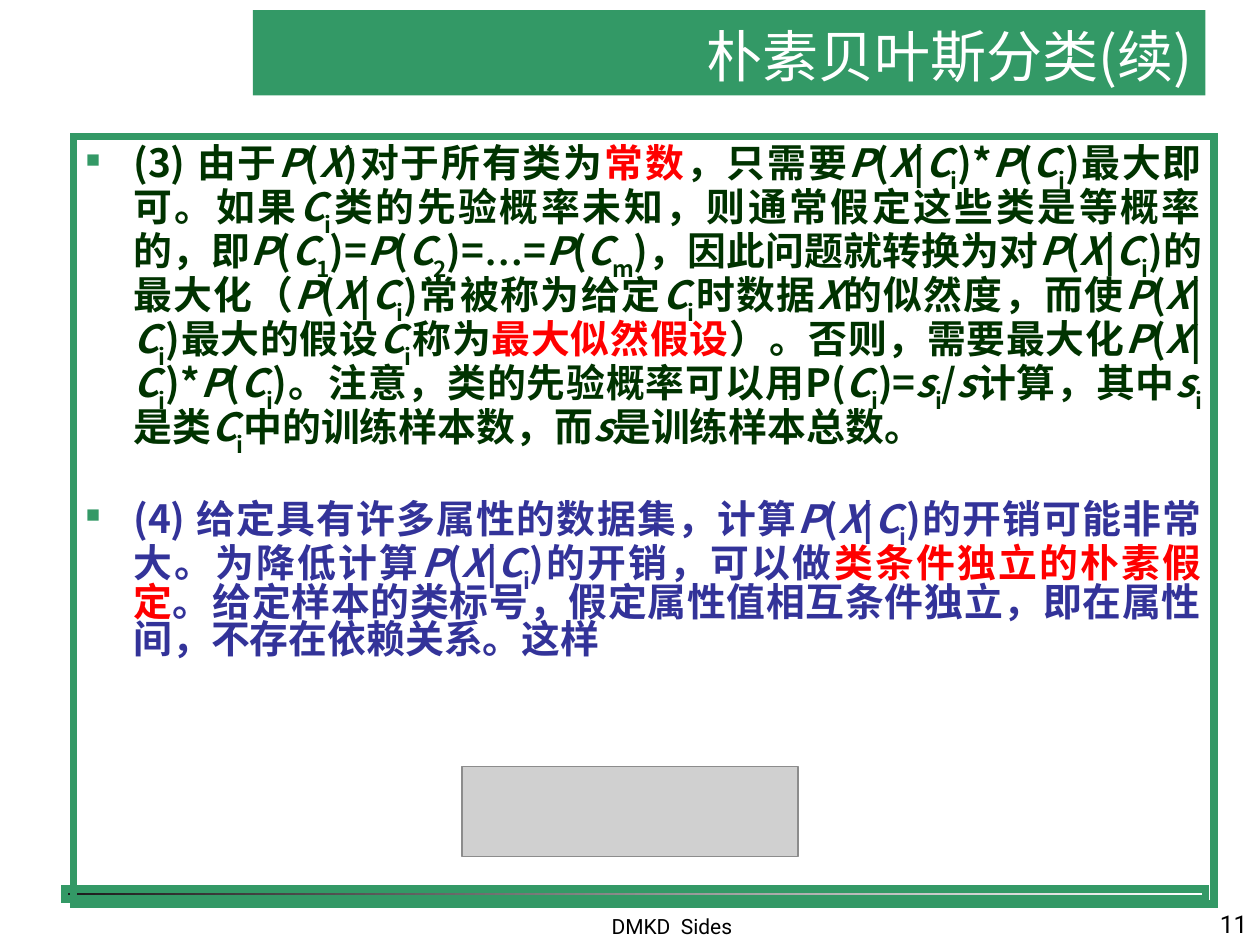
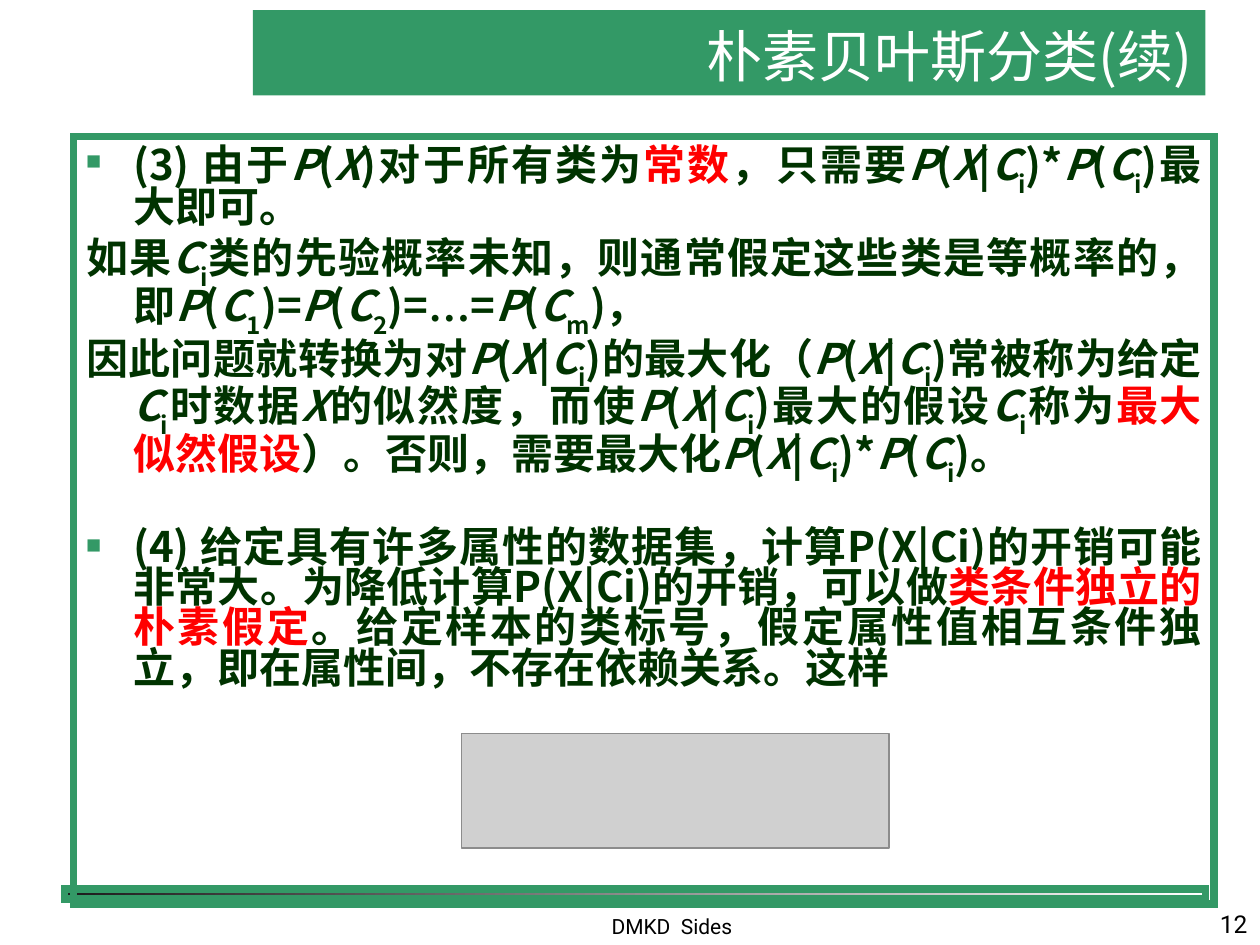
Before and after one commit to shfkuang/shfkuang.github.io, a slide deck: slide 12 of dm/ch4.4.ppt (slide 11 before the commit). Drawn at 1260x945 pixels with LibreOffice and Linux fonts; fonts in the diff are those of the drawing; grey boxes stand for pictures; background and template pictures are left out. Boxes give left, top, right and bottom in pixels: in the first picture for what was removed or moved away, otherwise in the second. Text is boxed around its words. In the diff, an @@ line names an element or a change of style, - is before the commit and + after.

```diff
--- a/dm/ch4.4.ppt
+++ b/dm/ch4.4.ppt
@@ text at [86,135,1202,478]: text changed; size 22.2 to 24 pt @@
-■ (3) 由于P(X)对于所有类为常数，只需要P(X|Ci)*P(Ci)最大即可。如果Ci类的先验概率未知，则通常假定这些类是等概率的，即P(C1)=P(C2)=…=P(Cm)，因此问题就转换为对P(X|Ci)的最大化（P(X|Ci)常被称为给定Ci时数据X的似然度，而使P(X|Ci)最大的假设Ci称为最大似然假设）。否则，需要最大化P(X|Ci)*P(Ci)。注意，类的先验概率可以用P(Ci)=si/s计算，其中si是类Ci中的训练样本数，而s是训练样本总数。
+■ (3) 由于P(X)对于所有类为常数，只需要P(X|Ci)*P(Ci)最大即可。
+如果Ci类的先验概率未知，则通常假定这些类是等概率的，即P(C1)=P(C2)=…=P(Cm)，
+因此问题就转换为对P(X|Ci)的最大化（P(X|Ci)常被称为给定Ci时数据X的似然度，而使P(X|Ci)最大的假设Ci称为最大似然假设）。否则，需要最大化P(X|Ci)*P(Ci)。
@@ text at [133,526,1202,689]: size 22.2 to 24 pt, text colour #333399 to #003300 in "(4) 给定具有许多属性的数据集，计算P(X|Ci)的开销可能非常大。为降低计算P(X|Ci)的开销，可以做类条件独立的 ..."; now on the baseline, italic off in "给定具有许多属性的数据集，计算P(X|Ci)的开销可能非常大。为降低计算P(X|Ci)的开销，可以做类条件独立的朴素假定 ..." @@
@@ picture: place and size @@
-picture at [462,766,799,856]
+picture at [461,733,888,848]
@@ page number at [1220,915,1248,933]: text changed @@
-11
+12
```
Also in this commit, not shown: 3 other slides changed, 1 slide added, 1 other file.
